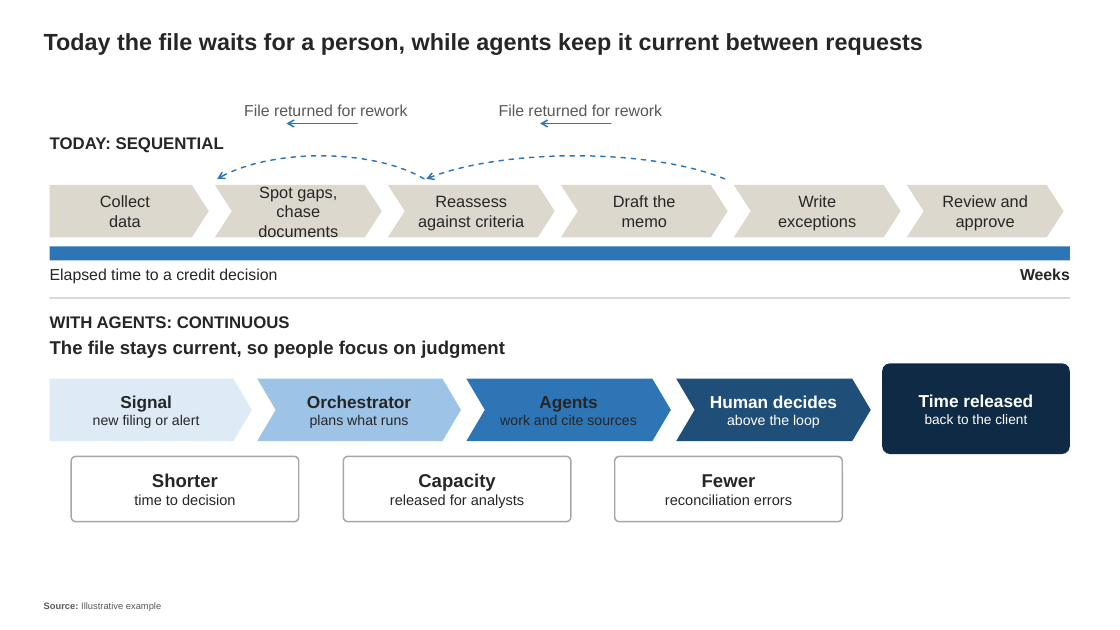
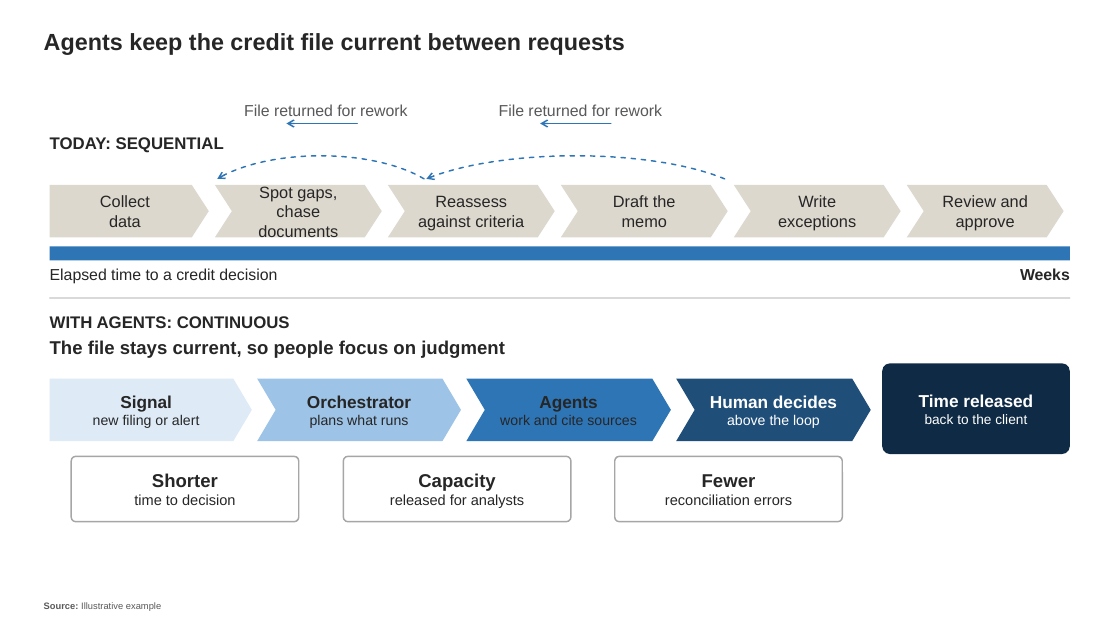
Before and after one commit to hadrien-cordier/sliding, a slide deck: slide 3 of examples/demo-templates/deck.pptx (slide 2 before the commit). Drawn at 1120x630 pixels with LibreOffice and Linux fonts; fonts in the diff are those of the drawing. Boxes give left, top, right and bottom in pixels: in the first picture for what was removed or moved away, otherwise in the second. Text is boxed around its words. In the diff, an @@ line names an element or a change of style, - is before the commit and + after.

```diff
--- a/examples/demo-templates/deck.pptx
+++ b/examples/demo-templates/deck.pptx
@@ text at [44,33,625,55]: text changed @@
-Today the file waits for a person, while agents keep it current between requests
+Agents keep the credit file current between requests
```
Also in this commit, not shown: 4 other slides changed, 1 slide added, 11 other files.
